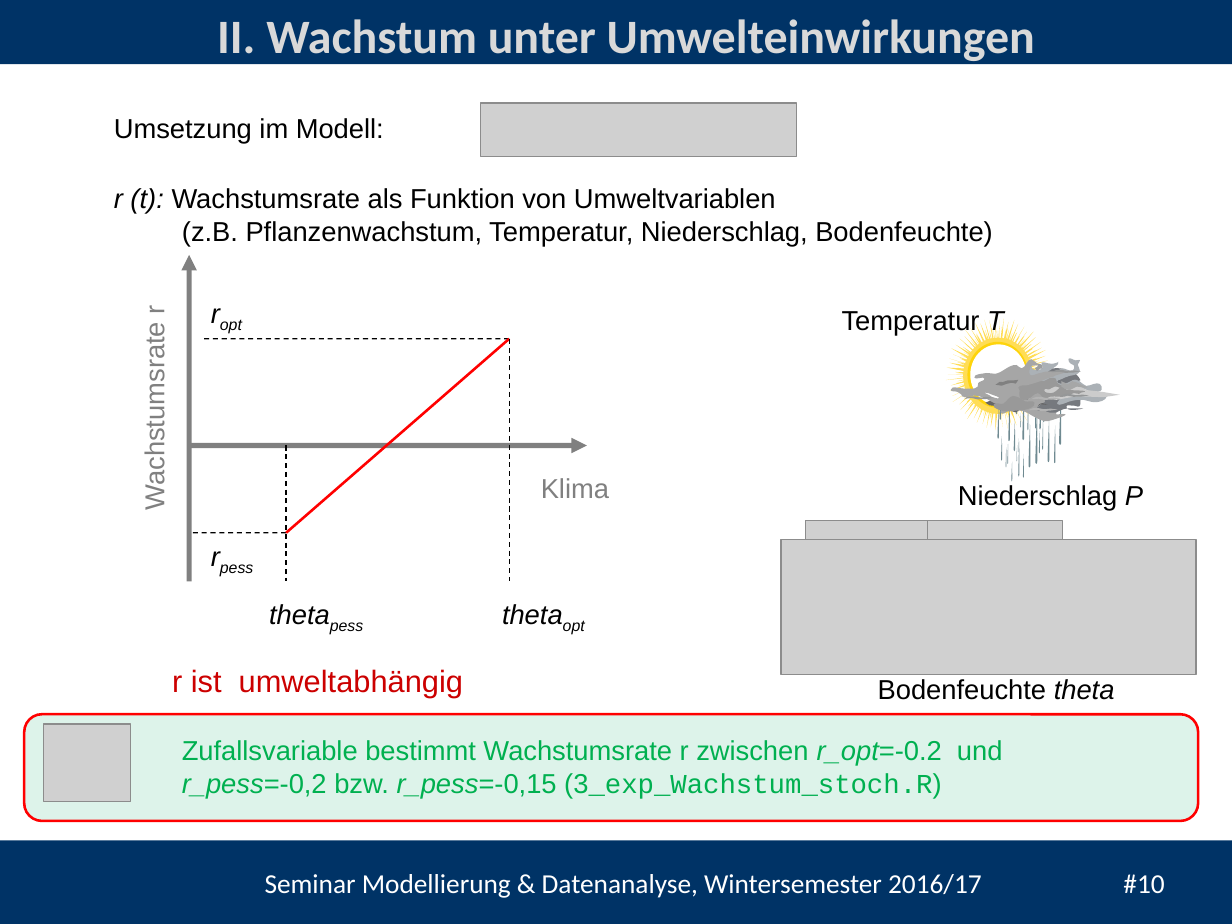
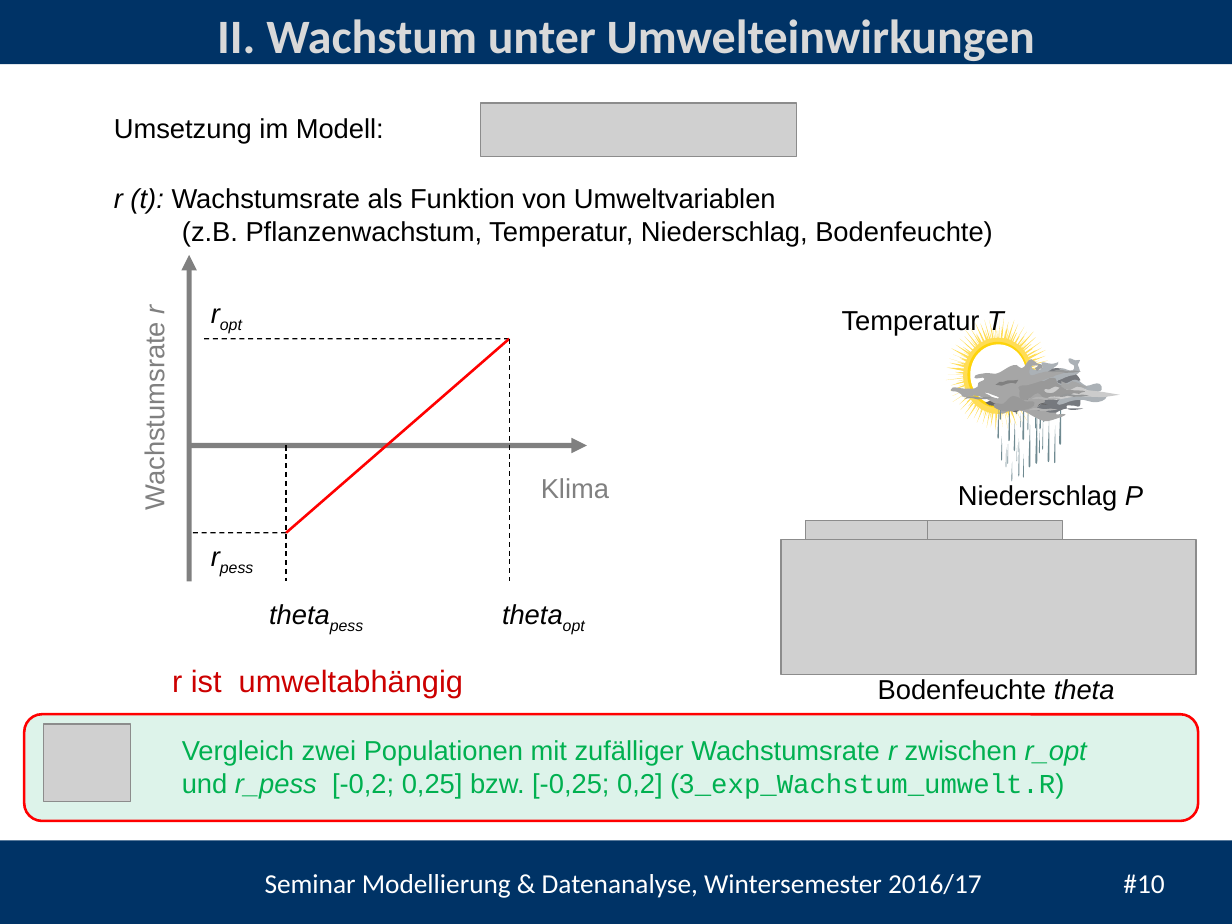
Before and after one commit to heistermann/Einf_Modellierung, a slide deck: slide 10 of Termin_2/Termin_5_Populationsmodelle.pptx. Drawn at 1232x924 pixels with LibreOffice and Linux fonts; fonts in the diff are those of the drawing; grey boxes stand for pictures; background and template pictures are left out. Boxes give left, top, right and bottom in pixels: in the first picture for what was removed or moved away, otherwise in the second. Text is boxed around its words. In the diff, an @@ line names an element or a change of style, - is before the commit and + after.

```diff
--- a/Termin_2/Termin_5_Populationsmodelle.pptx
+++ b/Termin_2/Termin_5_Populationsmodelle.pptx
@@ text at (x1=182, y1=740, x2=1087, y2=798): text changed @@
-Zufallsvariable bestimmt Wachstumsrate r zwischen r_opt=-0.2 und
-r_pess=-0,2 bzw. r_pess=-0,15 (3_exp_Wachstum_stoch.R)
+Vergleich zwei Populationen mit zufälliger Wachstumsrate r zwischen r_opt und r_pess [-0,2; 0,25] bzw. [-0,25; 0,2] (3_exp_Wachstum_umwelt.R)
```
Also in this commit, not shown: 9 other slides changed, 1 slide added, 6 other files.
